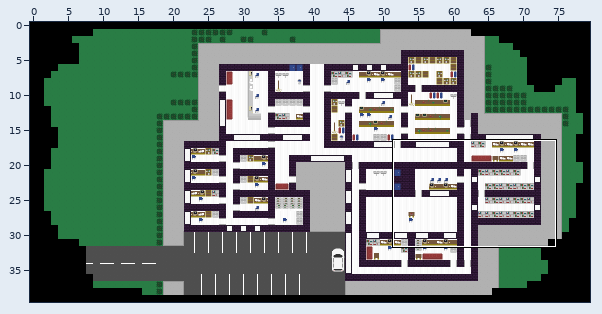
Tiled map -- assets/map12.tmx. Above, an overview of the earlier version with the close-up marked.
Close-up. Before the commit:
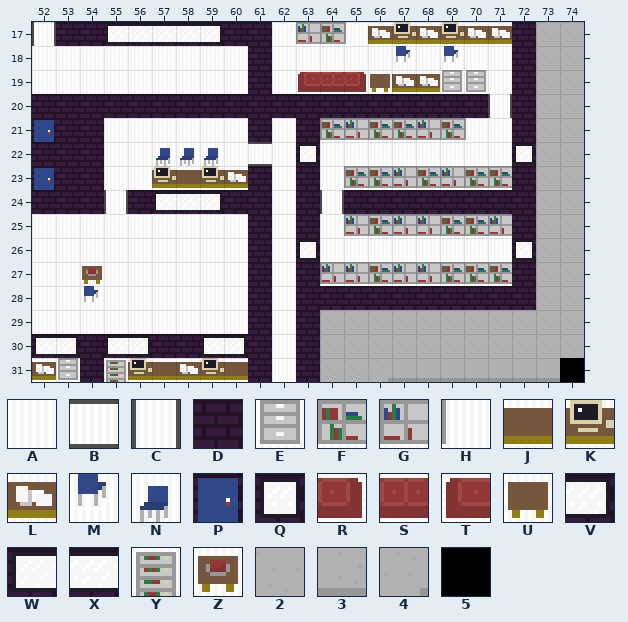
Cells are 12x12 px. Shown: x 52..74, y 17..31.
Key: from "tileset12": A 0, B 3, C 6, D 7, E 10, F 11, G 12, H 13, J 14, K 15, L 16, M 17, N 18, P 24, Q 26, R 33 turned 270, S 34 turned 270, T 35 turned 270, U 37, V 42, W 43, X 44, Y 48, Z 55, 2 57, 3 58 turned 270, 4 60 turned 180, 5 62.
_ is an empty cell.
Layer "Tile Layer 1" before, first column x 52:
17 CDDWXXXVDDAGFHLKLKLLD22
18 AAAAAAAAADAAAAAMAMAAD22
19 AAAAAAAAADATSRULLEEAD22
20 DDDDDDDDDDDDDDDDDDDCD22
21 PDDAAAAAADADFGFFGFHAD22
22 DDDAANNNABAQAAAAAAAAQ22
23 PDDAAKJKLDADAFFGFGFFD22
24 DDDCDWXVDDADCDDDDDDDD22
25 AAAAAAAAADADAGFGGFFGD22
26 AAAAAAAAADAQAAAAAAAAQ22
27 AAZAAAAAADADGGFGGFFFD22
28 AAMAAAAAADADDDDDDDDDD22
29 AAAAAAAAADAD22222222222
30 WVDWVDDWVDAD22222222222
31 LEDYKJLKJDAD22433333335
After the commit:
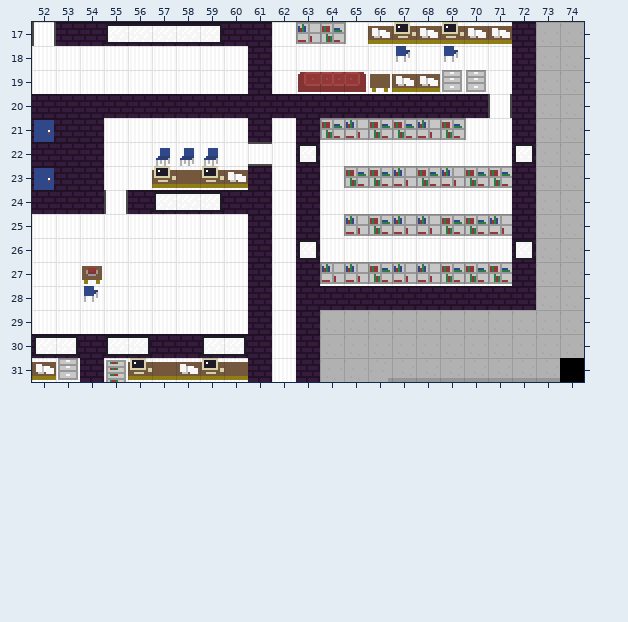
What changed:
{"where": "layer \"Tile Layer 1\""}
{"y":24,"x":64,"old":"CDDDDDDD","new":"AAAAAAAA"}
